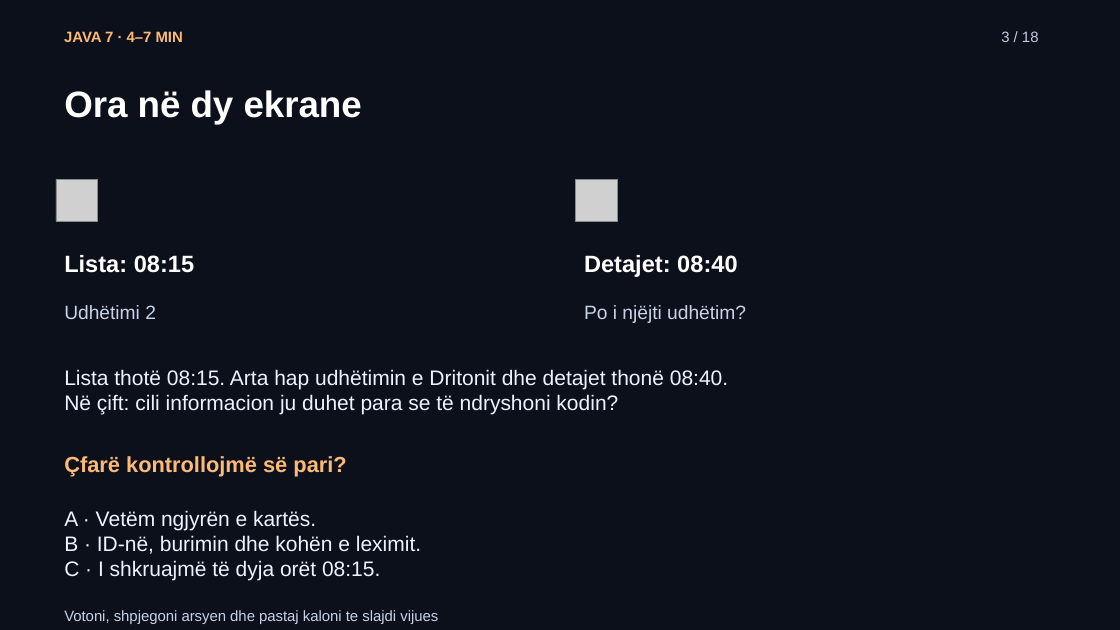
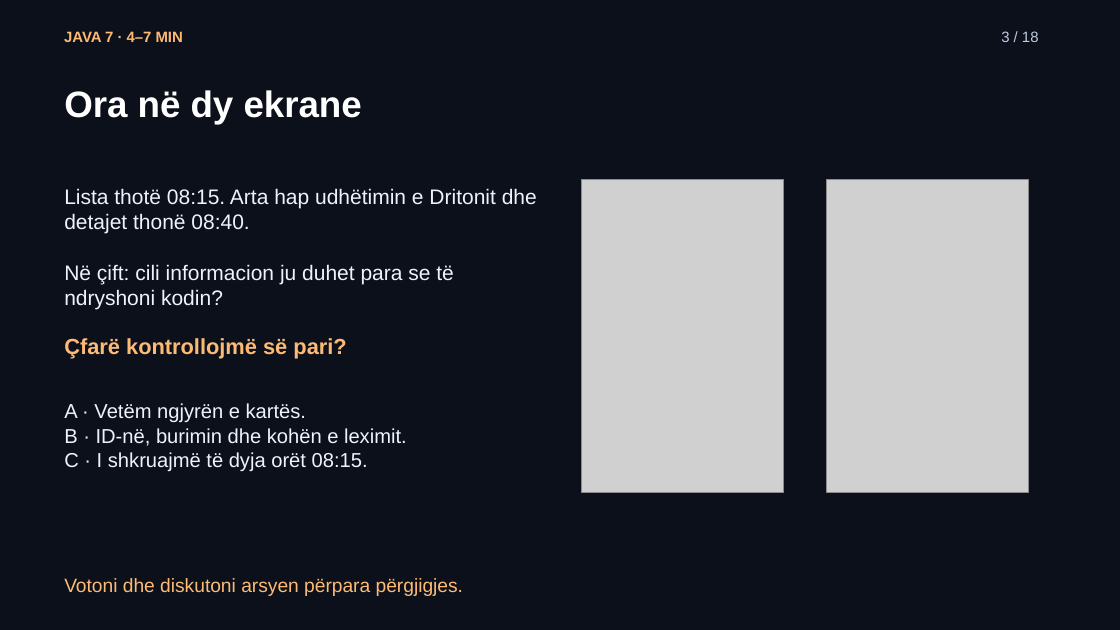
Before and after one commit to arbenl/arbenl.github.io, a slide deck: slide 3 of lendet/2026-2027/mobile/lectures/ligjerata-07-kontrolli-mvp-rideshare-2026.pptx. Drawn at 1120x630 pixels with LibreOffice and Linux fonts; fonts in the diff are those of the drawing; grey boxes stand for pictures. Boxes give left, top, right and bottom in pixels: in the first picture for what was removed or moved away, otherwise in the second. Text is boxed around its words. In the diff, an @@ line names an element or a change of style, - is before the commit and + after.

```diff
--- a/lendet/2026-2027/mobile/lectures/ligjerata-07-kontrolli-mvp-rideshare-2026.pptx
+++ b/lendet/2026-2027/mobile/lectures/ligjerata-07-kontrolli-mvp-rideshare-2026.pptx
@@ text "Lista thotë 08:15. Arta hap ..." rewrapped from box(64, 369, 728, 415) to box(64, 188, 537, 309) @@
@@ picture removed at box(56, 180, 98, 222) @@
@@ picture removed at box(576, 180, 618, 222) @@
@@ picture added at box(582, 180, 784, 493) @@
@@ picture added at box(827, 180, 1028, 493) @@
@@ text removed at box(64, 255, 194, 273) @@
-Lista: 08:15
@@ text removed at box(584, 255, 737, 277) @@
-Detajet: 08:40
@@ text "Çfarë kontrollojmë së pari?": place and size @@
-text "Çfarë kontrollojmë së pari?" at box(64, 456, 346, 476)
+text "Çfarë kontrollojmë së pari?" at box(64, 338, 346, 358)
@@ text removed at box(64, 305, 156, 319) @@
-Udhëtimi 2
@@ text removed at box(584, 305, 746, 323) @@
-Po i njëjti udhëtim?
@@ text "A · Vetëm ngjyrën e ...": place and size @@
-text "A · Vetëm ngjyrën e ..." at box(64, 510, 421, 581)
+text "A · Vetëm ngjyrën e ..." at box(64, 403, 407, 471)
@@ text "A · Vetëm ngjyrën e ..." at box(64, 403, 407, 471): size 18 to 17.2 pt @@
@@ text at box(64, 578, 463, 596): text changed; size 12.8 to 16.5 pt; text colour #C8D3E6 to #FDBA74 @@
-Votoni, shpjegoni arsyen dhe pastaj kaloni te slajdi vijues
+Votoni dhe diskutoni arsyen përpara përgjigjes.
```
Also in this commit, not shown: 3 other slides changed, 24 other files.
